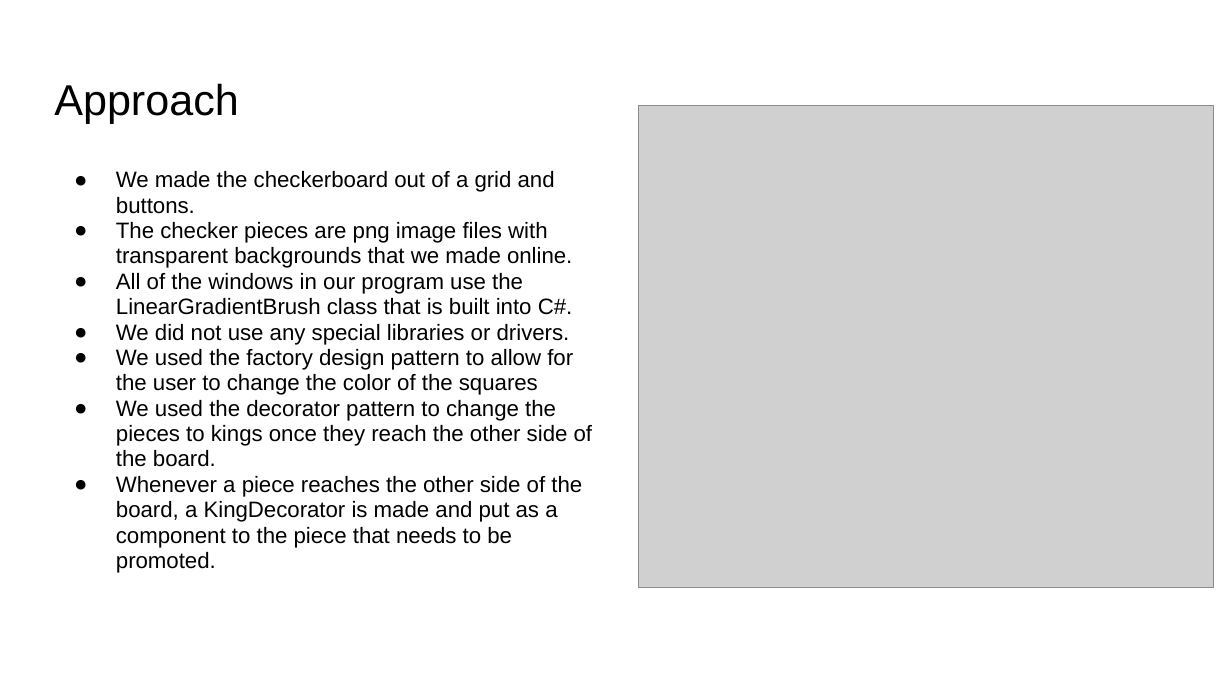
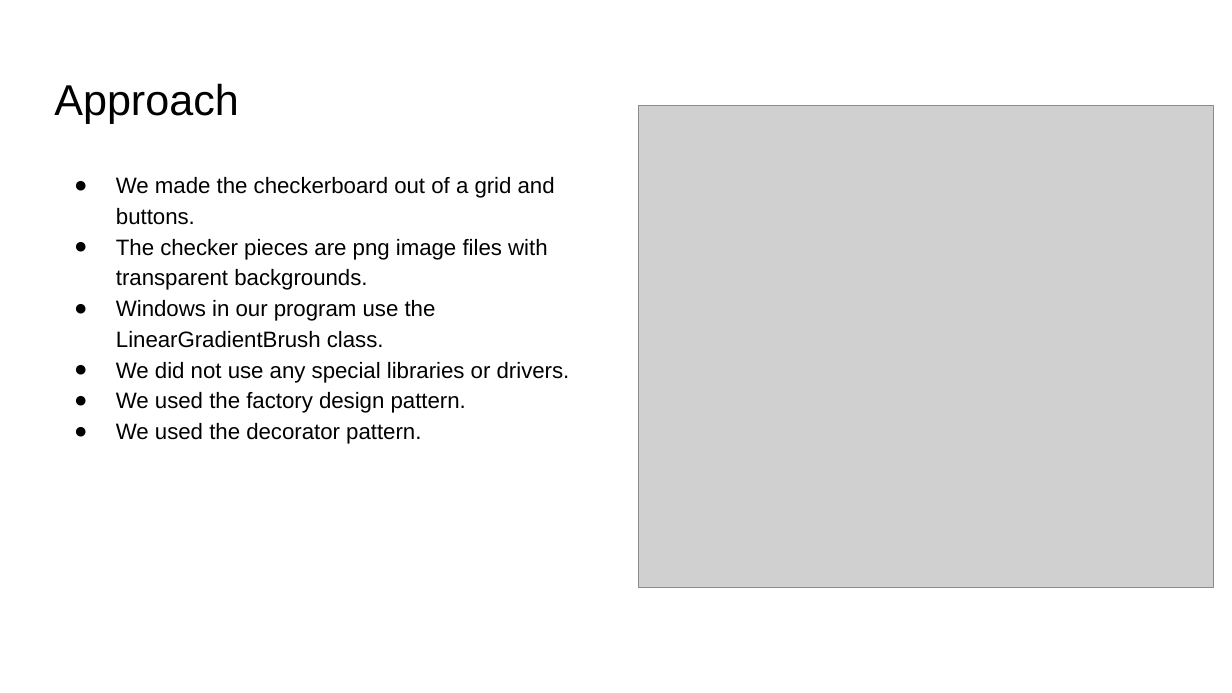
Before and after one commit to Daniel-Cunningham02/CSCI-352-Checkers-Project, a slide deck: slide 3 of Checkers Project Presentation.pptx. Drawn at 1232x693 pixels with LibreOffice and Linux fonts; fonts in the diff are those of the drawing; grey boxes stand for pictures. Boxes give left, top, right and bottom in pixels: in the first picture for what was removed or moved away, otherwise in the second. Text is boxed around its words. In the diff, an @@ line names an element or a change of style, - is before the commit and + after.

```diff
--- a/Checkers Project Presentation.pptx
+++ b/Checkers Project Presentation.pptx
@@ text at [116,177,570,383]: line spacing 0.95 to 1.15 @@
@@ text at [116,239,548,348]: text changed @@
-● The checker pieces are png image files with transparent backgrounds that we made online.
-● All of the windows in our program use the LinearGradientBrush class that is built into C#.
+● The checker pieces are png image files with transparent backgrounds.
+● Windows in our program use the LinearGradientBrush class.
@@ text at [116,392,466,444]: text changed @@
-● We used the factory design pattern to allow for the user to change the color of the squares
-● We used the decorator pattern to change the pieces to kings once they reach the other side of the board.
-● Whenever a piece reaches the other side of the board, a KingDecorator is made and put as a component to the piece that needs to be promoted.
+● We used the factory design pattern.
+● We used the decorator pattern.
```
Also in this commit, not shown: 7 other slides changed.
